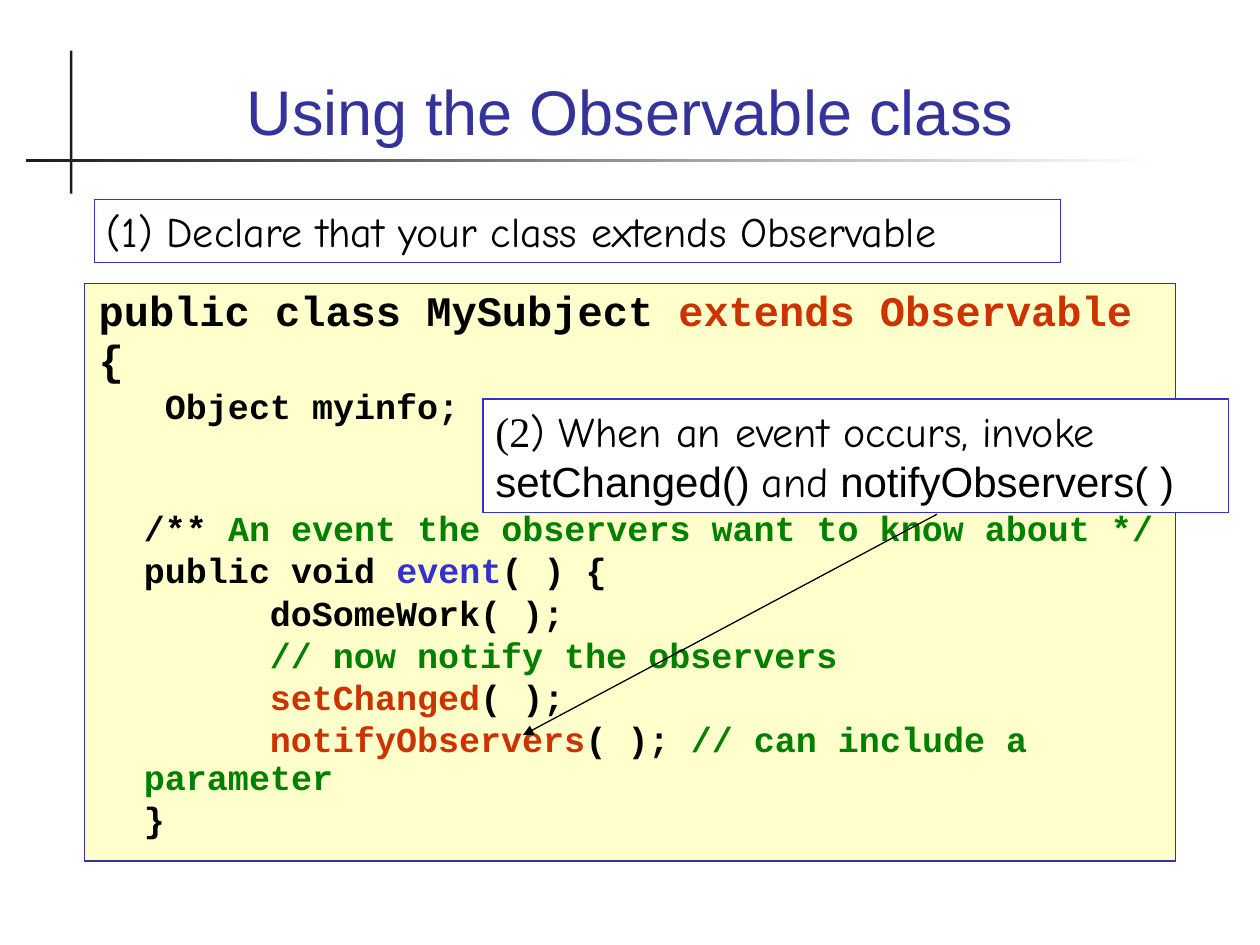
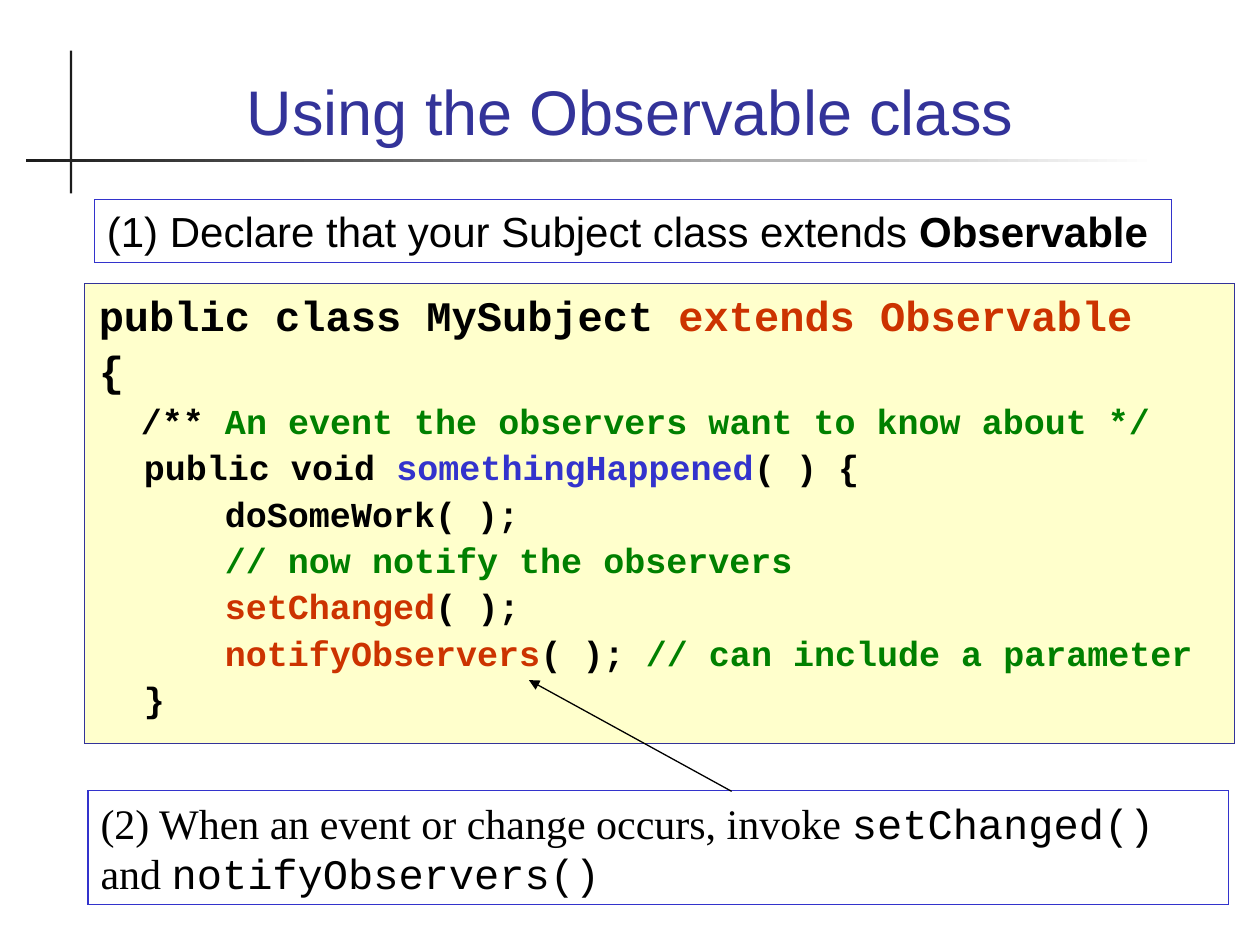
Before and after one commit to skeoop/skeoop.github.io, a slide deck: slide 11 of patterns/Observer Pattern.ppt (slide 6 before the commit). Drawn at 1260x945 pixels with LibreOffice and Linux fonts; fonts in the diff are those of the drawing. Boxes give left, top, right and bottom in pixels: in the first picture for what was removed or moved away, otherwise in the second. Text is boxed around its words. In the diff, an @@ line names an element or a change of style, - is before the commit and + after.

```diff
--- a/patterns/Observer Pattern.ppt
+++ b/patterns/Observer Pattern.ppt
@@ rectangle "(1) Declare that your Subject ...": place and size @@
-rectangle "(1) Declare that your Subject ..." at (94,199,1061,262)
+rectangle "(1) Declare that your Subject ..." at (94,199,1172,262)
@@ text in rectangle at (107,216,1148,256): text changed; font Comic Neue to Arial @@
-(1) Declare that your class extends Observable
+(1) Declare that your Subject class extends Observable
@@ text "public class MySubject extends Observable": place and size @@
-text "public class MySubject extends Observable" at (84,284,1176,861)
+text "public class MySubject extends Observable" at (84,284,1235,743)
@@ text at (99,301,1192,674): line spacing 0.9 to 1; more space between paragraphs @@
@@ text at (165,394,459,427): paragraph removed @@
-Object myinfo;
@@ text at (144,456,775,488): text changed; text colour #000000 to #3333CC @@
-public void event( ) {
+public void somethingHappened( ) {
@@ arrow removed from (936, 514) to (523, 735) @@
@@ arrow added from (731, 791) to (529, 680), #000000 0.74 pt @@
@@ rectangle "(2) When an event or ...": place and size @@
-rectangle "(2) When an event or ..." at (483,399,1228,513)
+rectangle "(2) When an event or ..." at (88,791,1228,905)
@@ text in rectangle at (101,808,1155,898): text changed; font Arial to Times New Roman @@
-(2) When an event occurs, invoke setChanged() and notifyObservers( )
+(2) When an event or change occurs, invoke setChanged() and notifyObservers()
```
Also in this commit, not shown: 6 other slides changed, 6 slides added, 6 other files.
